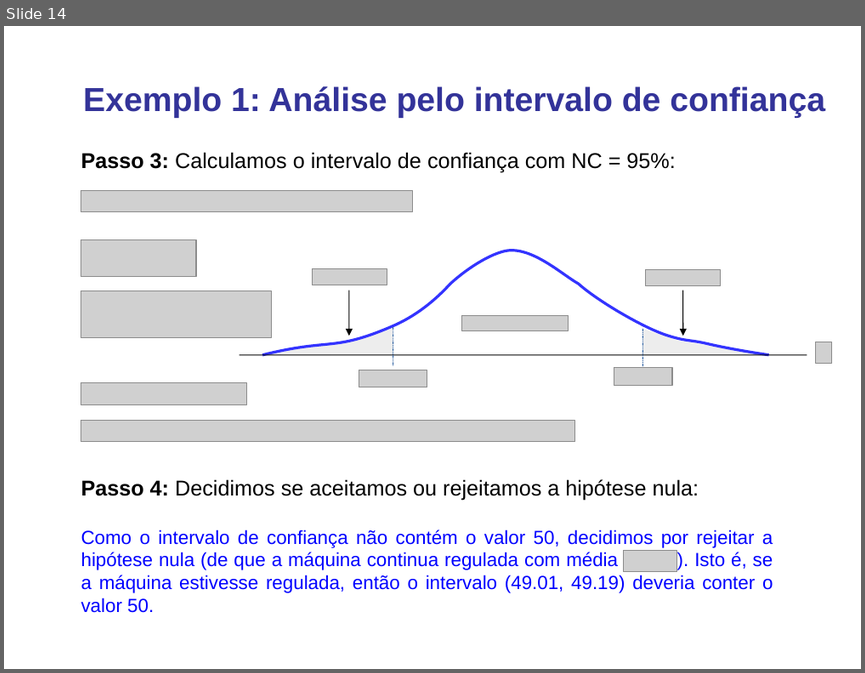
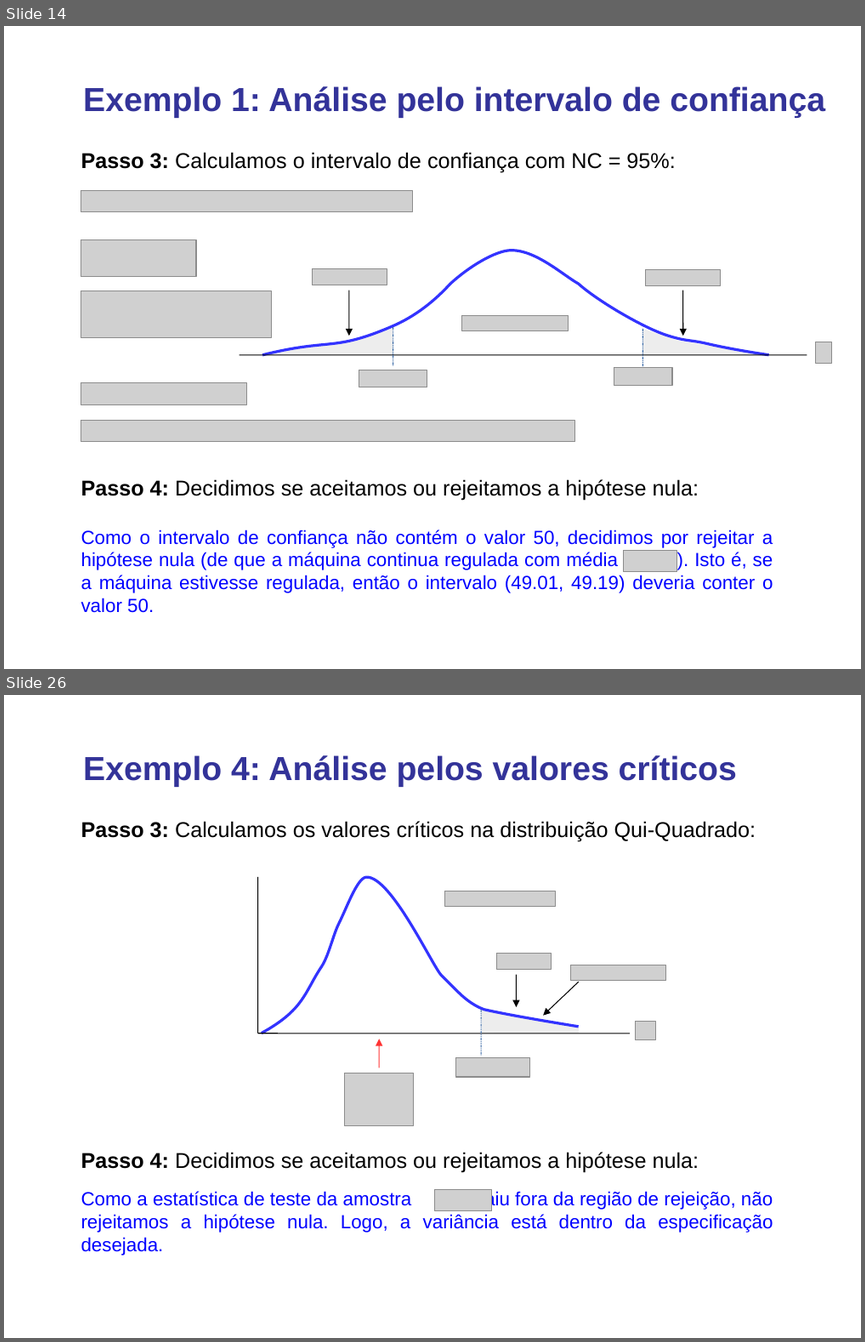
Before and after one commit to lansaviniec/estatistica, a slide deck: 8 teste_de_hipotese.ppt. Shown one above the other, each under a label of ours: slide 14 before the commit, slides 14 and 26 after it; the slides between them are not shown. The pictures are 865x673 and 865x1342 pixels, drawn with LibreOffice and Linux fonts; fonts in the diff are those of the drawing; grey boxes stand for pictures; background and template pictures are left out. Boxes give left, top, right and bottom in pixels: in the first picture for what was removed or moved away, otherwise in the second. Text is boxed around its words. In the diff, an @@ line names an element or a change of style, - is before the commit and + after.

```diff
--- a/8 teste_de_hipotese.ppt
+++ b/8 teste_de_hipotese.ppt
@@ slide 26 added at [4,695,861,1338], background #FFFFFF @@
@@ text added at [83,755,737,787], 28 pt, text #333399, bold @@
+Exemplo 4: Análise pelos valores críticos
@@ text added at [81,821,756,841], 18 pt, text #000000 @@
+Passo 3: Calculamos os valores críticos na distribuição Qui-Quadrado:
@@ group added at [257,877,665,1126]: 6 pictures, 3 arrows, 3 lines, 2 freeform shapes @@
@@ text added at [81,1151,699,1172], 18 pt, text #000000 @@
+Passo 4: Decidimos se aceitamos ou rejeitamos a hipótese nula:
@@ text added at [81,1191,772,1255], 16 pt, text #0000FF @@
+Como a estatística de teste da amostra caiu fora da região de rejeição, não rejeitamos a hipótese nula. Logo, a variância está dentro da especificação desejada.
@@ picture added at [434,1190,492,1211] @@
```
Also in this commit, not shown: 8 slides changed, 11 other slides added, 1 slide removed, 1 other file.
